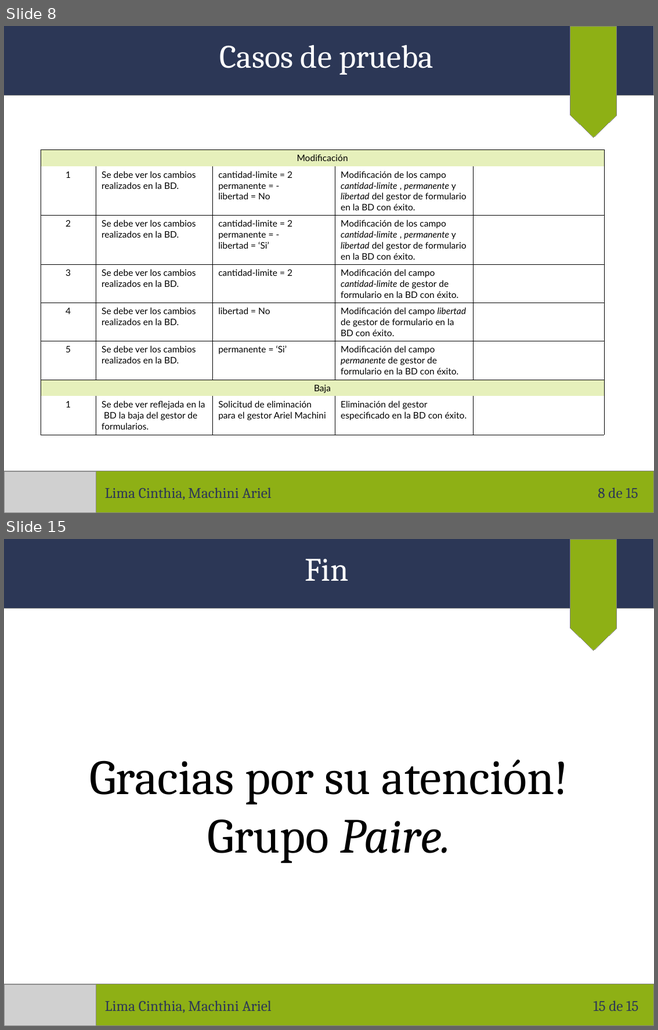
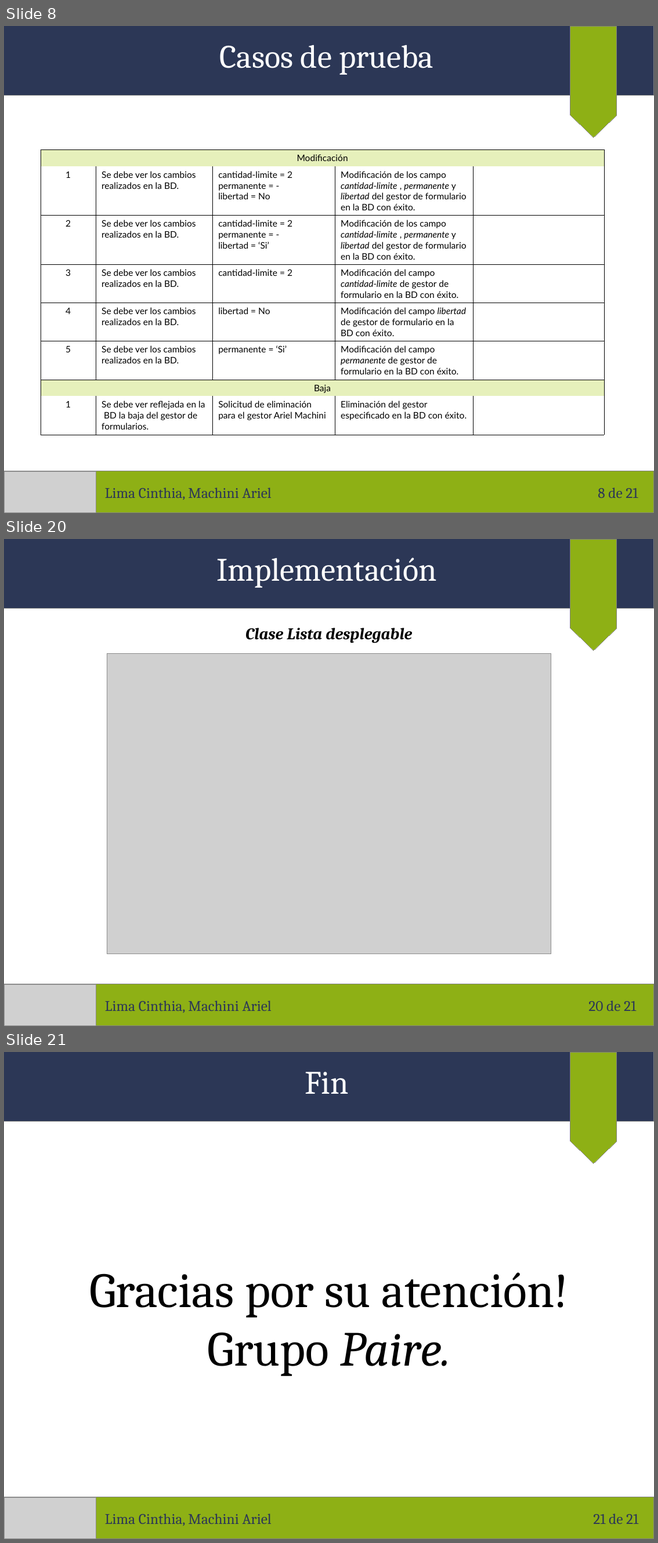
Before and after one commit to arielmachini/Caciar, a slide deck: Presentaciones/Presentación 14-11-2017.odp. Shown one above the other, each under a label of ours: slides 8 and 15 before the commit, slides 8, 20 and 21 after it; the slides between them are not shown. The pictures are 658x1030 and 658x1543 pixels, drawn with LibreOffice and Linux fonts; fonts in the diff are those of the drawing; grey boxes stand for pictures. Boxes give left, top, right and bottom in pixels: in the first picture for what was removed or moved away, otherwise in the second. Text is boxed around its words. In the diff, an @@ line names an element or a change of style, - is before the commit and + after.

```diff
--- a/Presentaciones/Presentación 14-11-2017.odp
+++ b/Presentaciones/Presentación 14-11-2017.odp
@@ slide 20 added at box(4, 539, 654, 1026), background #FFFFFF @@
@@ rectangle added at box(4, 539, 654, 609), fill #2C3756, outline #808080 0 pt @@
@@ flow chart offpage connector added at box(571, 539, 617, 650), fill #8EB015, outline #808080 0 pt @@
@@ text added at box(216, 558, 437, 588), 40 pt, text #FFFFFF @@
+Implementación
@@ text added at box(245, 628, 412, 643), 20 pt, text #000000, bold, italic @@
+Clase Lista desplegable
@@ picture added at box(107, 653, 551, 954) @@
@@ rectangle added at box(4, 984, 654, 1026), fill #8EB015, outline #808080 0 pt @@
@@ picture added at box(4, 984, 96, 1026) @@
@@ text added at box(105, 1001, 271, 1013), 18 pt, text #2C3756 @@
+Lima Cinthia, Machini Ariel
@@ page number added at box(588, 1001, 636, 1011), 18 pt, text #2C3756 @@
+20 de 21
@@ page number at box(597, 488, 637, 498): text changed @@
-8 de 15
+8 de 21
@@ what was slide 15 is now slide 21 @@
@@ page number at box(593, 1514, 638, 1524): text changed @@
-15 de 15
+21 de 21
```
Also in this commit, not shown: 6 slides changed, 5 other slides added.
